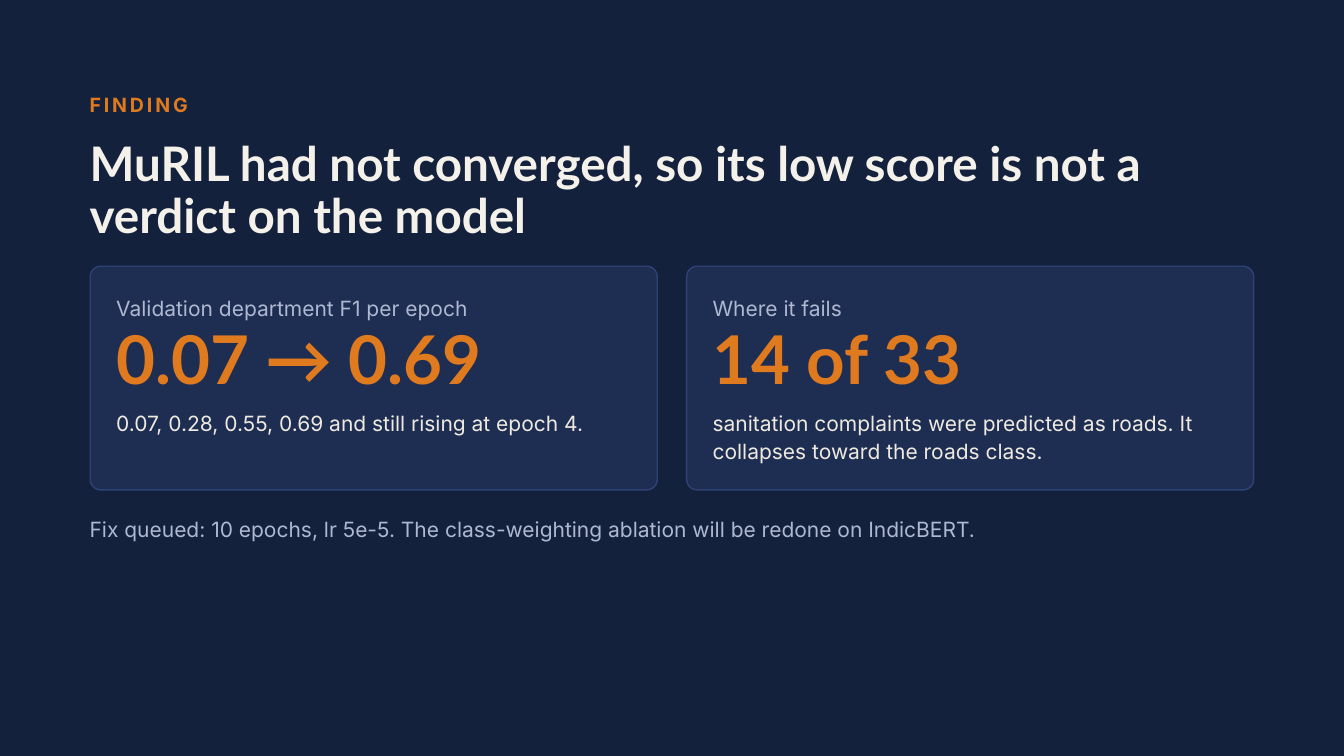
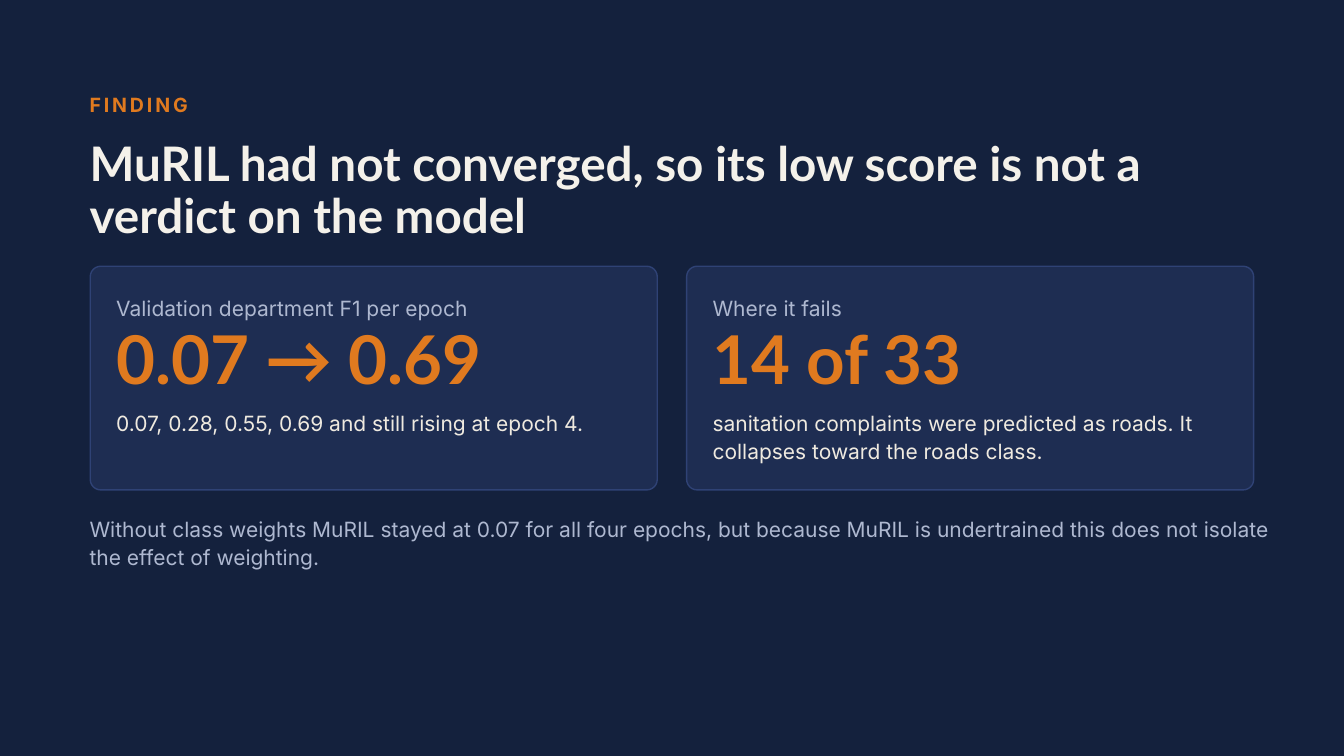
Before and after one commit to sam131725/public_grievenes, a slide deck: slide 17 of docs/slides/P8_Mid-term_Review.pptx (slide 15 before the commit). Drawn at 1344x756 pixels with LibreOffice and Linux fonts; fonts in the diff are those of the drawing. Boxes give left, top, right and bottom in pixels: in the first picture for what was removed or moved away, otherwise in the second. Text is boxed around its words. In the diff, an @@ line names an element or a change of style, - is before the commit and + after.

```diff
--- a/docs/slides/P8_Mid-term_Review.pptx
+++ b/docs/slides/P8_Mid-term_Review.pptx
@@ text at <box>90,521,1268,570</box>: text changed @@
-Fix queued: 10 epochs, lr 5e-5. The class-weighting ablation will be redone on IndicBERT.
+Without class weights MuRIL stayed at 0.07 for all four epochs, but because MuRIL is undertrained this does not isolate the effect of weighting.
```
Also in this commit, not shown: 3 other slides changed, 3 slides added, 2 slides removed.
